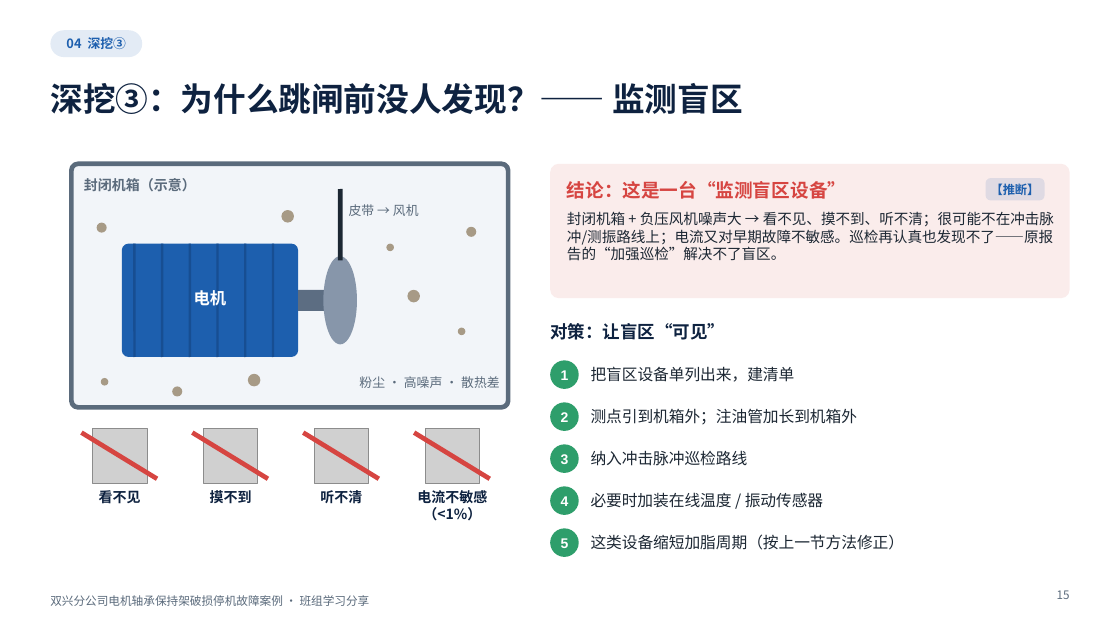
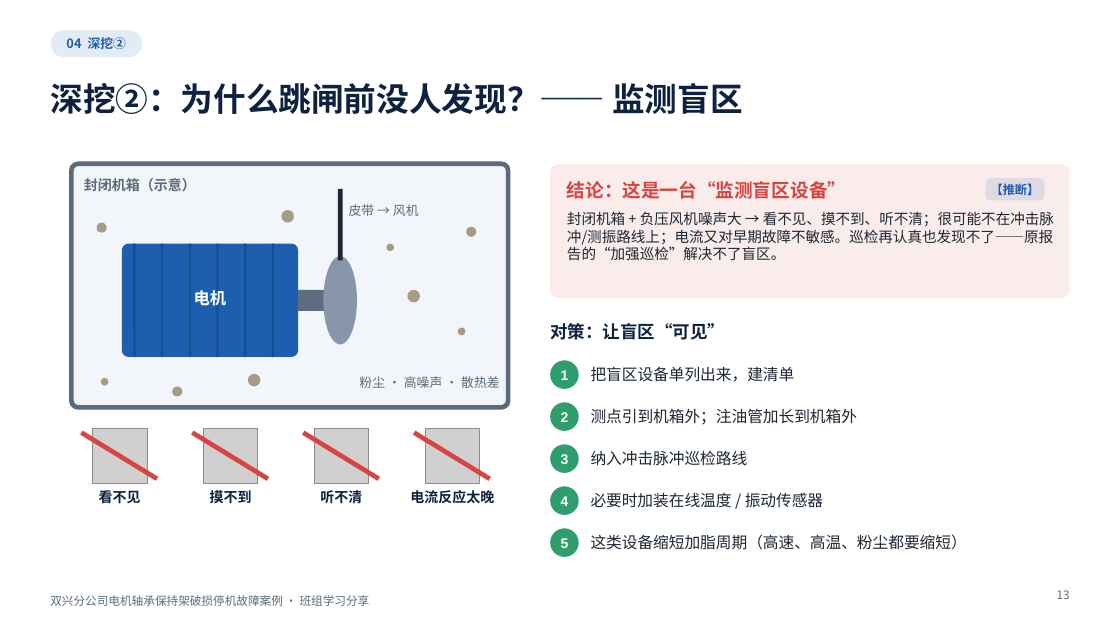
Before and after one commit to tdhvfrtz2r-netizen/YUGAFU, a slide deck: slide 13 of bearing_case_v2/out/bearing_case_v2.pptx (slide 15 before the commit). Drawn at 1120x630 pixels with LibreOffice and Linux fonts; fonts in the diff are those of the drawing; grey boxes stand for pictures; background and template pictures are left out. Boxes give left, top, right and bottom in pixels: in the first picture for what was removed or moved away, otherwise in the second. Text is boxed around its words. In the diff, an @@ line names an element or a change of style, - is before the commit and + after.

```diff
--- a/bearing_case_v2/out/bearing_case_v2.pptx
+++ b/bearing_case_v2/out/bearing_case_v2.pptx
@@ title at bbox=[50, 83, 743, 114]: text changed @@
-深挖③：为什么跳闸前没人发现？—— 监测盲区
+深挖②：为什么跳闸前没人发现？—— 监测盲区
@@ text at bbox=[410, 490, 494, 503]: text changed @@
-电流不敏感（<1%）
+电流反应太晚
@@ text at bbox=[591, 534, 967, 550]: text changed @@
-这类设备缩短加脂周期（按上一节方法修正）
+这类设备缩短加脂周期（高速、高温、粉尘都要缩短）
@@ page number at bbox=[1057, 590, 1070, 599]: text changed @@
-15
+13
```
Also in this commit, not shown: 5 other slides changed, 2 slides removed, 8 other files.
